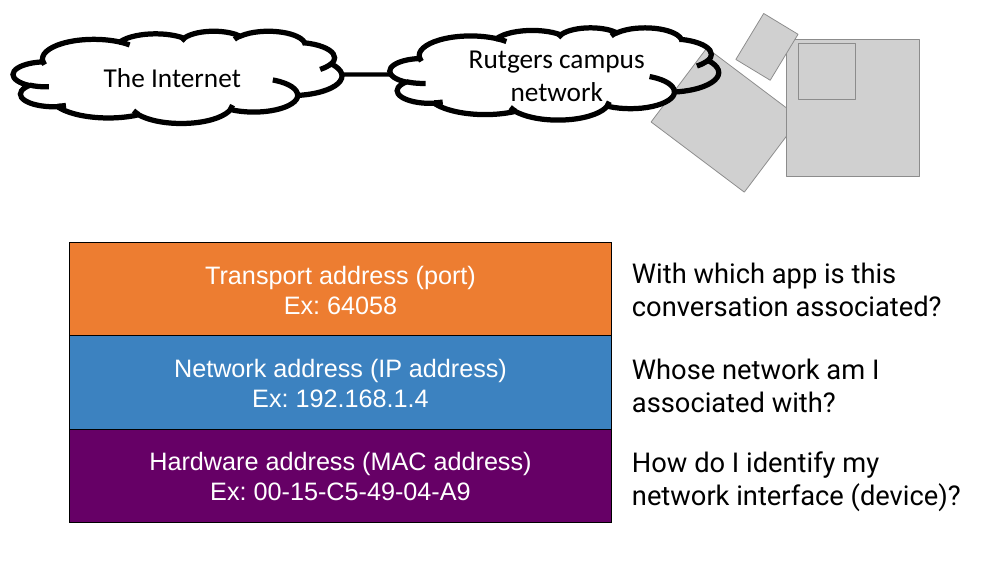
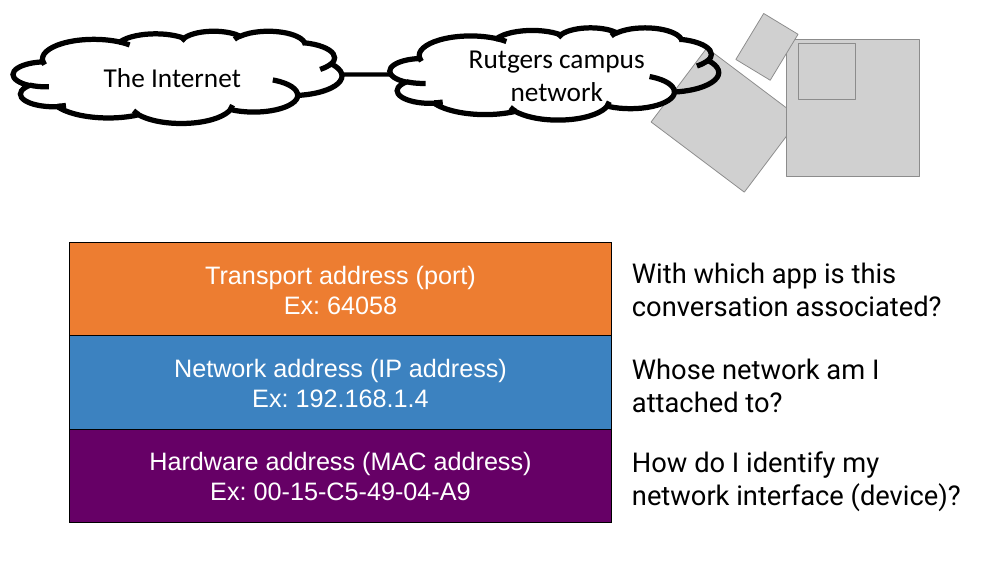
Before and after one commit to ngsrinivas/coursegen, a slide deck: slide 7 of ex/552-F19/lectures/02-architecture.pptx. Drawn at 1008x567 pixels with LibreOffice and Linux fonts; fonts in the diff are those of the drawing; grey boxes stand for pictures. Boxes give left, top, right and bottom in pixels: in the first picture for what was removed or moved away, otherwise in the second. Text is boxed around its words. In the diff, an @@ line names an element or a change of style, - is before the commit and + after.

```diff
--- a/ex/552-F19/lectures/02-architecture.pptx
+++ b/ex/552-F19/lectures/02-architecture.pptx
@@ text at <box>632,358,879,413</box>: text changed @@
-Whose network am I associated with?
+Whose network am I attached to?
```
Also in this commit, not shown: 16 other slides changed, 9 slides added, 18 slides removed, 4 other files.
